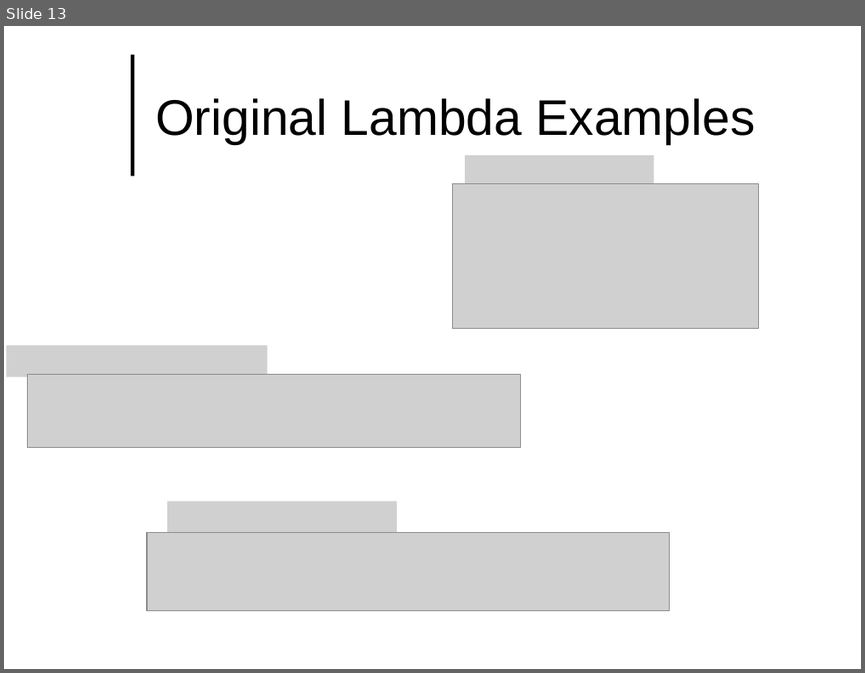
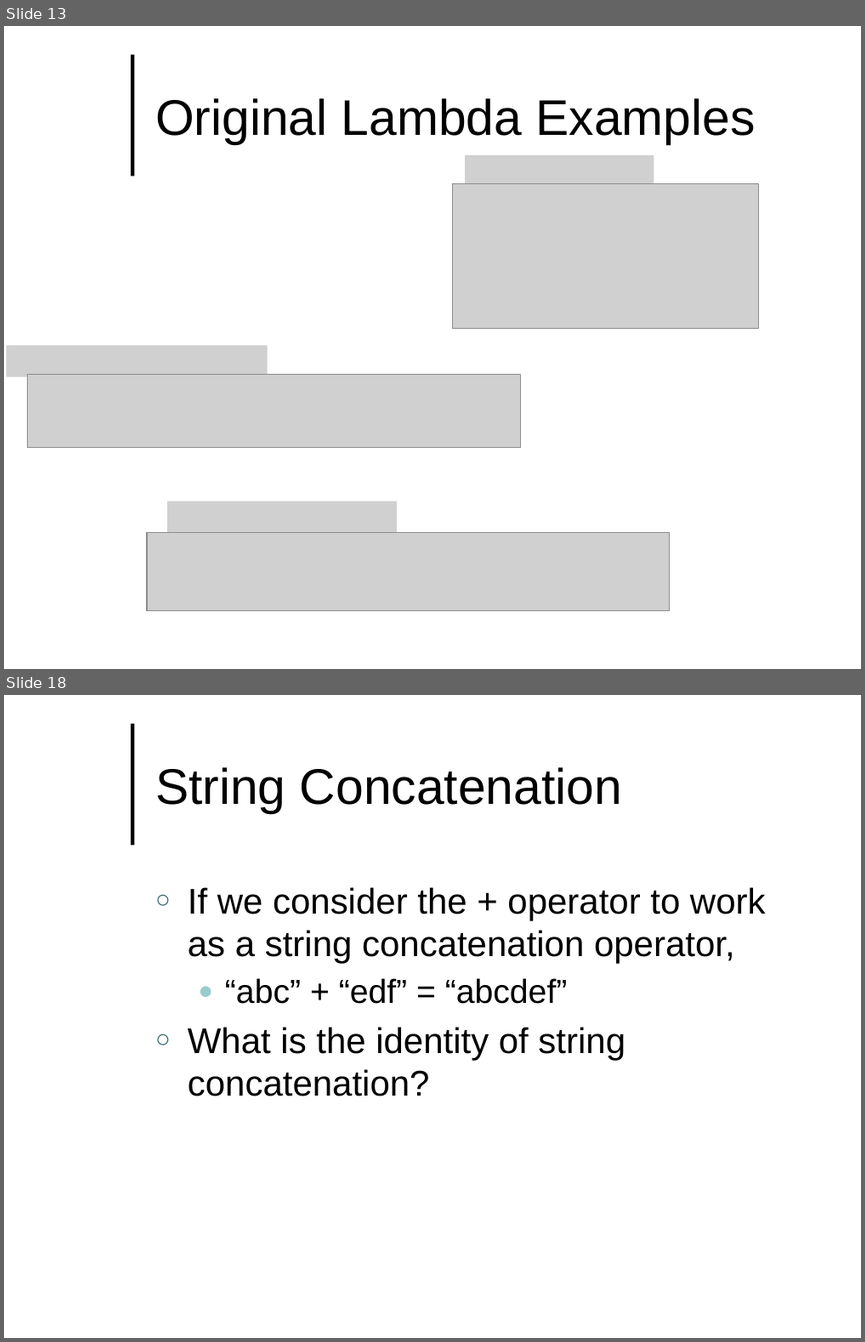
Before and after one commit to lutzhamel/CSC493, a slide deck: notes/csc493-ln011.pptx. Shown one above the other, each under a label of ours: slide 13 before the commit, slides 13 and 18 after it; the slides between them are not shown. The pictures are 865x673 and 865x1342 pixels, drawn with LibreOffice and Linux fonts; fonts in the diff are those of the drawing; grey boxes stand for pictures; background and template pictures are left out. Boxes give left, top, right and bottom in pixels: in the first picture for what was removed or moved away, otherwise in the second. Text is boxed around its words. In the diff, an @@ line names an element or a change of style, - is before the commit and + after.

```diff
--- a/notes/csc493-ln011.pptx
+++ b/notes/csc493-ln011.pptx
@@ slide 18 added at <box>4,695,861,1338</box>, background #FFFFFF; not listed: 1 template element that a slide beside it also shows @@
@@ title added at <box>155,767,622,813</box>, 42 pt, text #000000 @@
+String Concatenation
@@ text added at <box>188,887,766,1096</box>, 30 pt, text #000000 @@
+○ If we consider the + operator to work as a string concatenation operator,
+  ● “abc” + “edf” = “abcdef”
+○ What is the identity of string concatenation?
```
Also in this commit, not shown: 10 other slides added, 1 slide removed, 10 other files.
